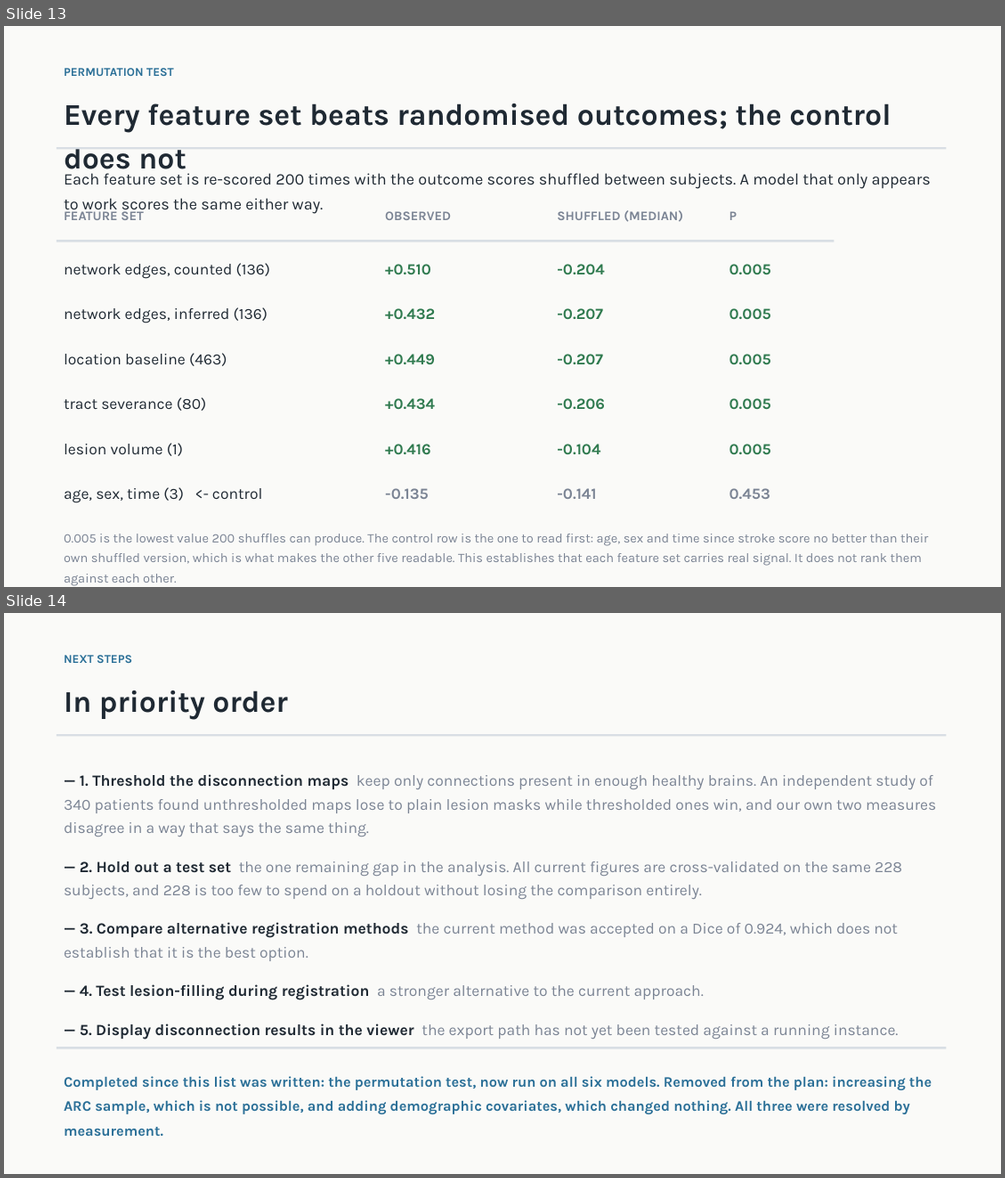
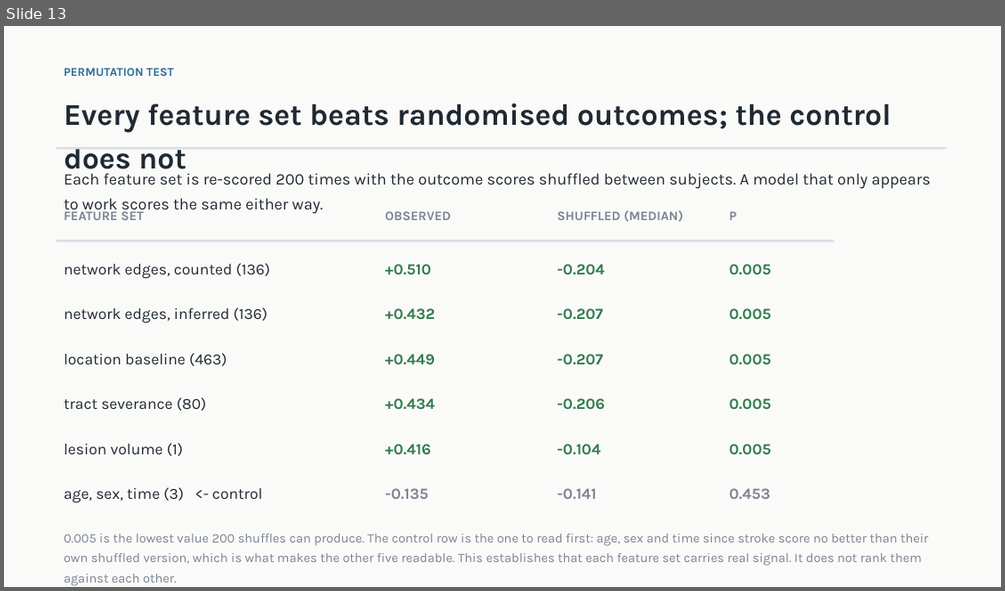
Before and after one commit to Manas-Maahir/SLP, a slide deck: docs/Lesion_Disconnection_Status.pptx. Shown one above the other, each under a label of ours: slides 13 and 14 before the commit, slide 13 after it. The pictures are 1005x1178 and 1005x591 pixels, drawn with LibreOffice and Linux fonts; fonts in the diff are those of the drawing. Boxes give left, top, right and bottom in pixels: in the first picture for what was removed or moved away, otherwise in the second. Text is boxed around its words. In the diff, an @@ line names an element or a change of style, - is before the commit and + after.

```diff
--- a/docs/Lesion_Disconnection_Status.pptx
+++ b/docs/Lesion_Disconnection_Status.pptx
@@ slide 14 removed at <box>4,613,1001,1174</box>, background #FAFAF8 @@
@@ text removed at <box>64,655,132,663</box> @@
-NEXT STEPS
@@ text removed at <box>64,690,287,720</box> @@
-In priority order
@@ rectangle removed at <box>57,734,947,737</box> @@
@@ text removed at <box>64,774,936,1039</box> @@
-— 1. Threshold the disconnection maps keep only connections present in enough healthy brains. An independent study of 340 patients found unthresholded maps lose to plain lesion masks while thresholded ones win, and our own two measures disagree in a way that says the same thing.
-— 2. Hold out a test set the one remaining gap in the analysis. All current figures are cross-validated on the same 228 subjects, and 228 is too few to spend on a holdout without losing the comparison entirely.
-— 3. Compare alternative registration methods the current method was accepted on a Dice of 0.924, which does not establish that it is the best option.
-— 4. Test lesion-filling during registration a stronger alternative to the current approach.
-— 5. Display disconnection results in the viewer the export path has not yet been tested against a running instance.
@@ rectangle removed at <box>57,1046,947,1049</box> @@
@@ text removed at <box>64,1076,931,1135</box> @@
-Completed since this list was written: the permutation test, now run on all six models. Removed from the plan: increasing the ARC sample, which is not possible, and adding demographic covariates, which changed nothing. All three were resolved by measurement.
```
Also in this commit, not shown: 1 slide added, 2 other files.
